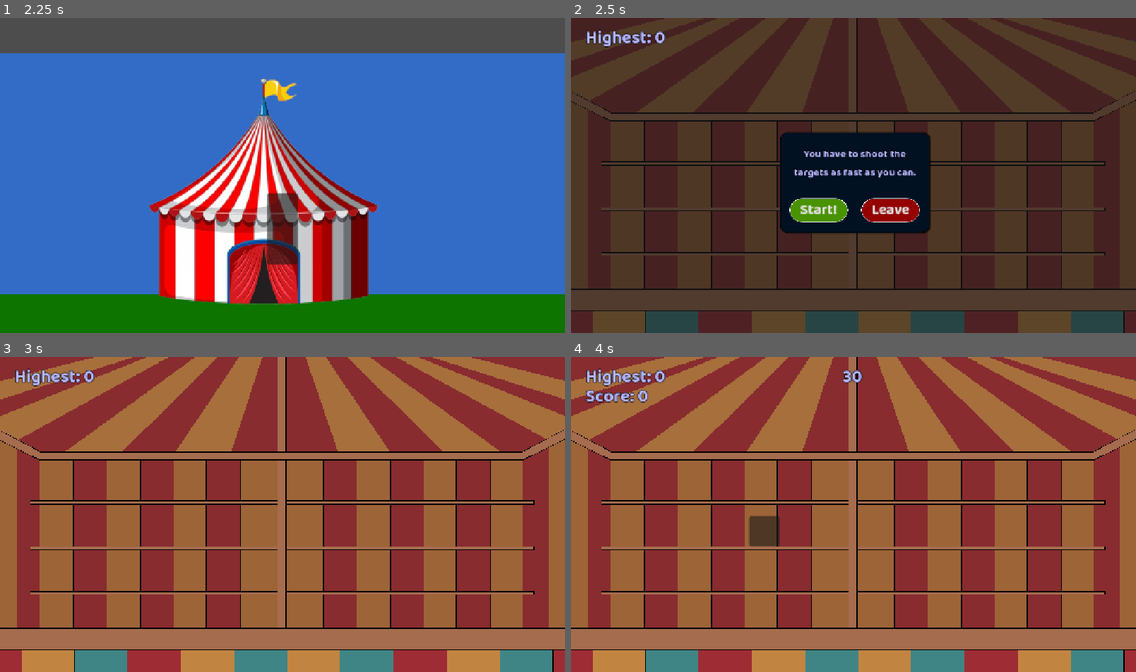
Above: before the commit, frames 1-4 (two rows, left to right).
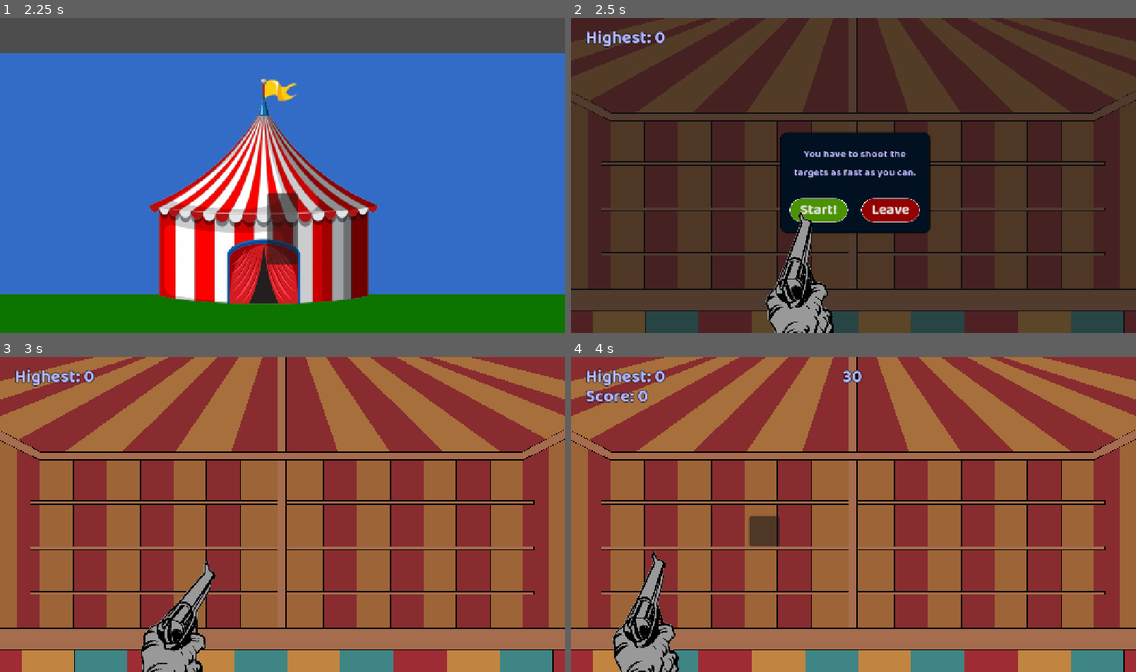
Above: after the commit, the same moments.

Repository: Spudb/Team-Game
Game: Godot game, scene res://scenes/game.tscn
Two runs of this game, one before a commit and one after it. Both use one fixed random seed, a clock stepped at 60 frames per second and the inputs below.
Inputs (mouse positions are in pixels of both pictures, inside the frame that each line leads up to):
- Up to frame 1 (2.25 s): tap Enter (ui_accept) at 0.5, 0.77, 2 s; move the mouse to (406, 159) at 0.52 s; hold D (right) 0.53-1.25 s; tap E (interact) at 0.6 s; click (406, 159) at 0.67 s; drag from (169, 191) to (254, 238) at 1.27 s; move the mouse to (339, 106) at 2.02 s; hold Left (left) from 2.03 s (still down); tap Alt at 2.1 s; click (339, 106) at 2.17 s
- Up to frame 2 (2.5 s): keep holding Left (left); tap E (interact) at 2.3 s
- Up to frame 3 (3 s): release Left (left) at 2.75 s; click "Start!" at 2.75 s
- Up to frame 4 (4 s): drag from (825, 577) to (684, 467) at 3.52 s

Frame 1 is identical in both runs. In frame 2, 2.4% of the frame differs, in the area x 34-47%, y 61-100%; in frame 3, 2.3%; in frame 4, 2.4%, in the area x 7-20%, y 61-100%.

Commit message:
added two sounds and added a GUN animated:

Diff:
--- a/scenes/shooter.tscn
+++ b/scenes/shooter.tscn
@@ -5,6 +5,7 @@
 [ext_resource type="Texture2D" uid="uid://dpgoq4k4rc2xt" path="res://assets/Gemini_Generated_Image_nc858unc858unc85.png" id="2_lynhg"]
 [ext_resource type="LabelSettings" uid="uid://brwt2oauyjqw7" path="res://font_style.tres" id="4_mger4"]
 [ext_resource type="FontFile" uid="uid://dfqtjpati34j1" path="res://assets/Baloo2-Bold.ttf" id="5_ok5ye"]
+[ext_resource type="Texture2D" uid="uid://jmv775kfy7ax" path="res://assets/341994.png" id="6_ld1l8"]
 
 [sub_resource type="StyleBoxFlat" id="StyleBoxFlat_lynhg"]
 bg_color = Color(0.38410872, 0.31069958, 0.027248407, 1)
@@ -649,6 +650,7 @@
 vertical_alignment = 1
 
 [node name="dark" type="Panel" parent="CanvasLayer" unique_id=1164497433]
+visible = false
 offset_right = 1293.0
 offset_bottom = 720.0
 
@@ -670,6 +672,7 @@
 label_settings = ExtResource("4_mger4")
 
 [node name="start_menu" type="Node2D" parent="CanvasLayer" unique_id=673754118]
+visible = false
 
 [node name="Panel" type="Panel" parent="CanvasLayer/start_menu" unique_id=1727838330]
 offset_left = 477.71793
@@ -760,6 +763,11 @@
 theme_override_styles/hover = SubResource("StyleBoxFlat_6yn3d")
 text = "Leave"
 
+[node name="341994" type="Sprite2D" parent="CanvasLayer" unique_id=299942166]
+position = Vector2(-30.999989, 718)
+scale = Vector2(0.57760143, 0.5776014)
+texture = ExtResource("6_ld1l8")
+
 [node name="game_time" type="Timer" parent="." unique_id=216285445]
 
 [connection signal="pressed" from="CanvasLayer/start_menu/start" to="." method="_on_start_pressed"]
--- a/scripts/shooter.gd
+++ b/scripts/shooter.gd
@@ -1,7 +1,42 @@
 extends Node2D
 
+var sound_start = preload("res://audio/start.mp3")
+var sound_shot = preload("res://audio/dragon-studio-gunshot-504030.mp3")
+
+func play_sound(sound, vol = 0.0):
+	var temp = AudioStreamPlayer.new()
+	temp.stream = sound
+	temp.volume_db = vol
+	add_child(temp)
+
+	temp.finished.connect(temp.queue_free)
+	temp.play()
+
+@onready var gun: Sprite2D = $"CanvasLayer/341994"
 
 func _process(delta: float) -> void:
+	# y: rotation -21.2: 7.2
+	# y:-45:92
+	#$"CanvasLayer/341994".rotation =
+
+	var mouse_x = get_global_mouse_position().x
+	var mouse_y = get_global_mouse_position().y
+
+#
+	#if mouse_y > -45 and mouse_y < 110:
+		#gun.rotation = remap(mouse_y, -45, 110, 5.9, 6.3)
+	#else:
+		#gun.rotation = 0
+	#
+	gun.rotation = remap(mouse_y, -45, 110, 5.9, 6.3)
+	gun.position.x = remap(mouse_x, -320, -15, 31.0, 396.0)
+
+
+
+	# -320:-15
+	# pos.x  -31.0:396.0
+	#print(gun.rotation)
+	#print(get_global_mouse_position())
 	pass
 
 # البتاع دي لو عايز تستقبل كليك شمال على area مثلا
@@ -14,12 +49,14 @@
 		print()
 
 func _ready() -> void:
+	$CanvasLayer/dark.visible = 1
 	$CanvasLayer/start_menu.visible = 1
 	$CanvasLayer/score.visible = 0
 	$CanvasLayer/highest.visible = 1
 
 
 func start_game():
+	play_sound(sound_start)
 	$CanvasLayer/dark.visible = 0
 	$CanvasLayer/start_menu.visible = 0
 	await get_tree().create_timer(0.5).timeout
@@ -79,6 +116,7 @@
 func target_hit():
 	score += 1
 
+	play_sound(sound_shot)
 	#تحديث الui
 	$CanvasLayer/score.text = "Score: " + str(score)
 
Binary file added: assets/341994.png
Not shown, added: assets/341994.png.import
Not shown, added: audio/dragon-studio-gunshot-504030.mp3.import
Not shown, added: audio/start.mp3.import
Not shown, added: audio/dragon-studio-gunshot-504030.mp3
Not shown, added: audio/start.mp3
